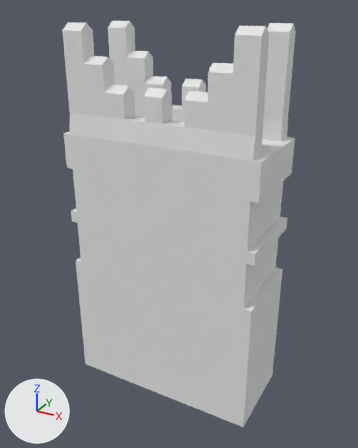
An edit to the COLLADA model art/meshes/structural/byza_s_wall_short.dae, drawn before and after from the same camera.
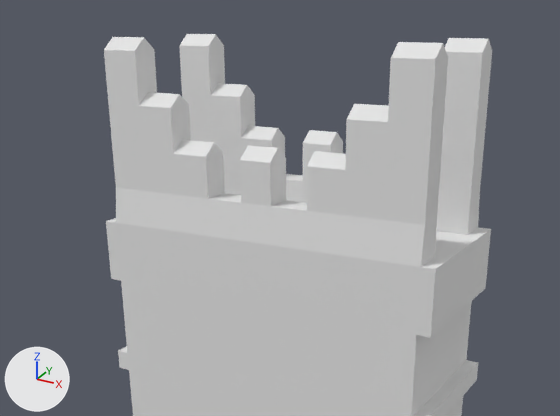
Each version appears first whole from a camera (50 mm lens) standing at (15.18, -27.29, 15.85) and looking at (0.13, 0.08, 2.17), and next in a close-up on the part from 0% to 94% of the width and 0% to 56% of the height. Every picture has the same lights, and +X, +Y and +Z are marked at lower left.

The first close-up shows 'Byza_wall_Short_001'.
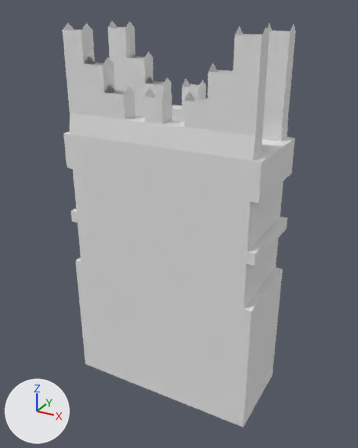
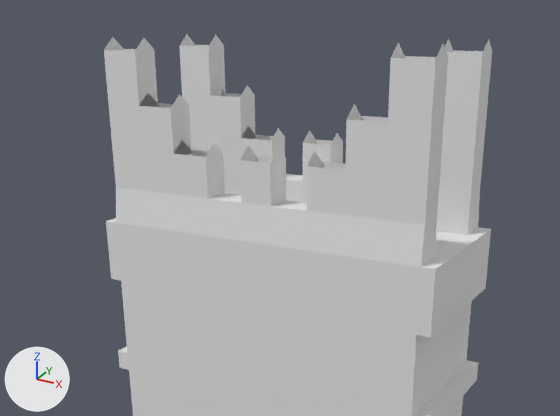
Where the change shows, as pixel boxes (x1, y1, x2, y2) in the close-ups (560 x 416 px):
part 1 of me_cube_002, deleted: before (104, 37, 443, 170)
part 2 of me_cube_002, deleted: before (179, 34, 488, 145)

The change, as a list of edits to the scene's bpy script:
```text
Change me_cube_002:
    used by ob_byza_wall_short_001; location = (0.0, 0.0, 0.0)
    remove me_cube_002.from_pydata(...)  # 554 vertices, 1012 faces; spans x -6.8..6.8, y -2.9..3.1, z -10.4..15.0
    add me_cube_002.from_pydata(...)  # 552 vertices, 948 faces; spans x -6.8..6.8, y -2.9..3.1, z -10.4..15.0
    me_cube_002 part 1
    1 vertex is removed from x 0.0, y -2.2, z 11.5
    32 faces are deleted
    me_cube_002 part 2
    1 vertex is removed from x 0.0, y 2.3, z 11.5
    32 faces are deleted
```
